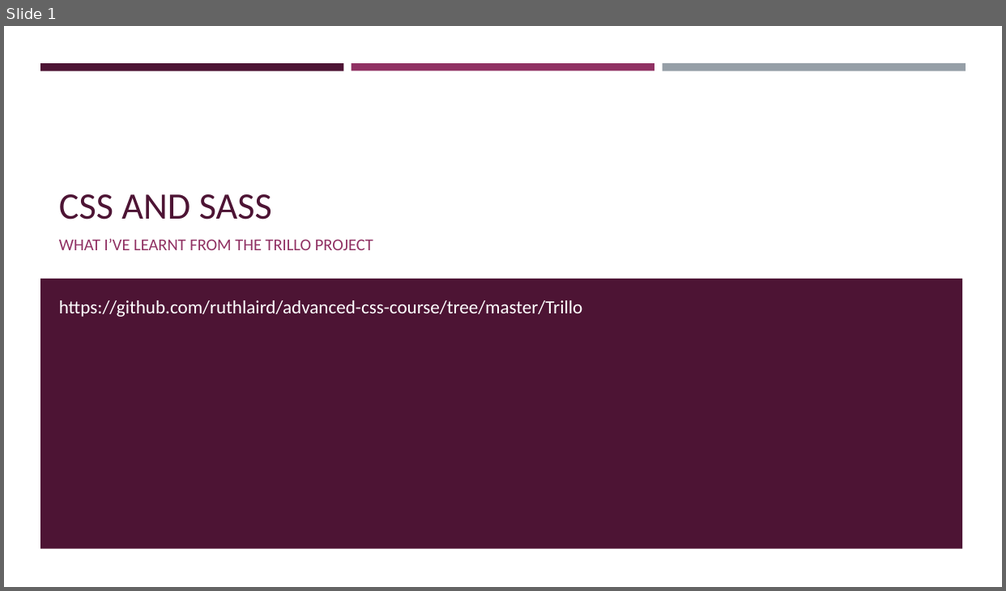
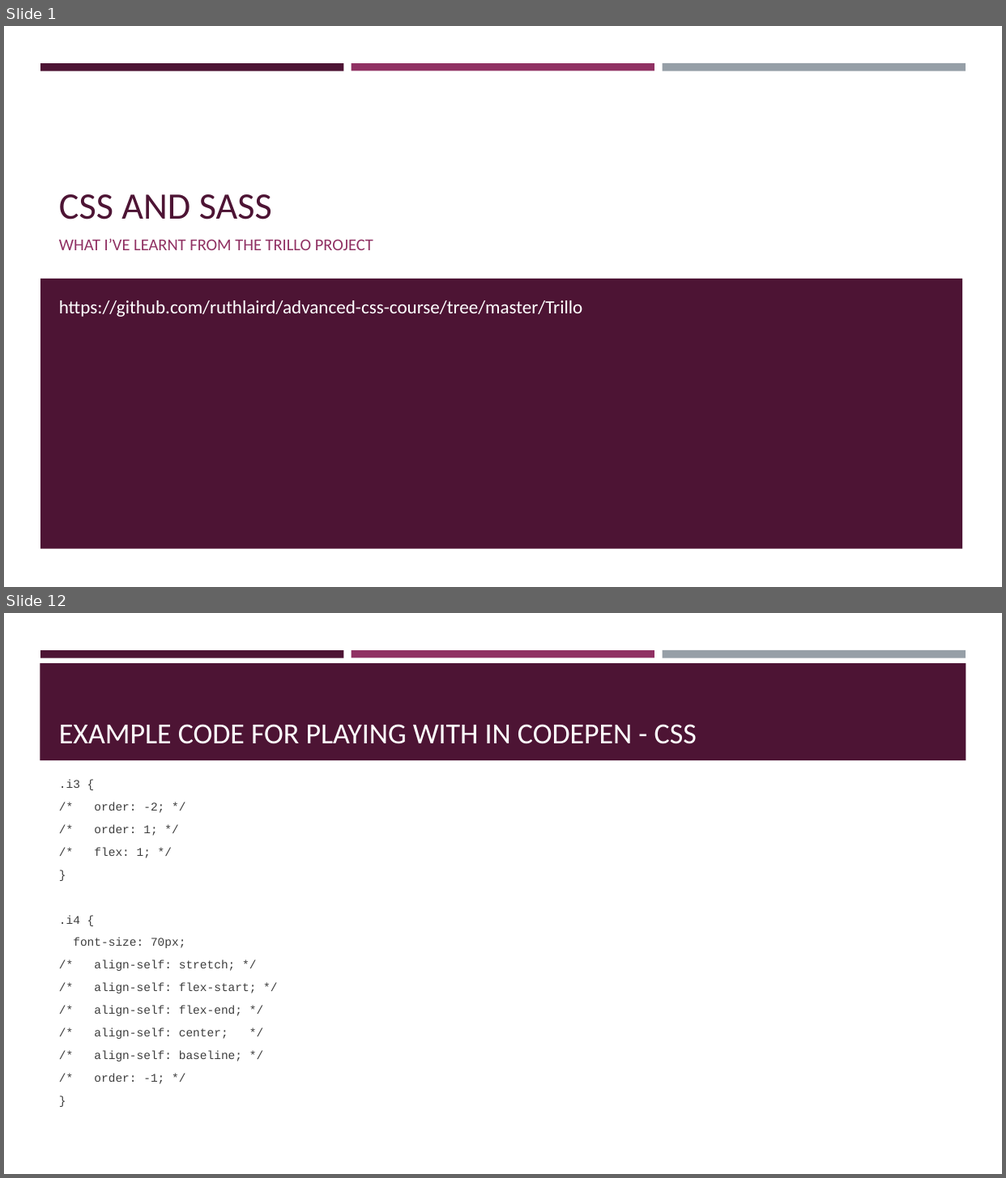
Before and after one commit to ruthlaird/advanced-css-course, a slide deck: Trillo/presentation/Trillo project - what I learnt.pptx. Shown one above the other, each under a label of ours: slide 1 before the commit, slides 1 and 12 after it; the slides between them are not shown. The pictures are 1006x591 and 1006x1178 pixels, drawn with LibreOffice and Linux fonts; fonts in the diff are those of the drawing. Boxes give left, top, right and bottom in pixels: in the first picture for what was removed or moved away, otherwise in the second. Text is boxed around its words. In the diff, an @@ line names an element or a change of style, - is before the commit and + after.

```diff
--- a/Trillo/presentation/Trillo project - what I learnt.pptx
+++ b/Trillo/presentation/Trillo project - what I learnt.pptx
@@ slide 12 added at <box>4,613,1002,1174</box>, background #FFFFFF; not listed: 3 template elements that a slide beside it also shows @@
@@ rectangle added at <box>40,663,966,760</box>, fill #4D1434 @@
@@ title added at <box>59,724,697,744</box>, 28 pt, text #FFFFFF @@
+EXAMPLE CODE FOR PLAYING WITH IN CODEPEN - CSS
@@ text added at <box>59,802,257,1084</box>, 11.2 pt, text #3D3D3D @@
+.i3 {
+/* order: -2; */
+/* order: 1; */
+/* flex: 1; */
+}
+.i4 {
+font-size: 70px;
+/* align-self: stretch; */
+/* align-self: flex-start; */
+/* align-self: flex-end; */
+/* align-self: center; */
+/* align-self: baseline; */
+/* order: -1; */
+}
```
Also in this commit, not shown: 16 other slides added, 8 other files.
